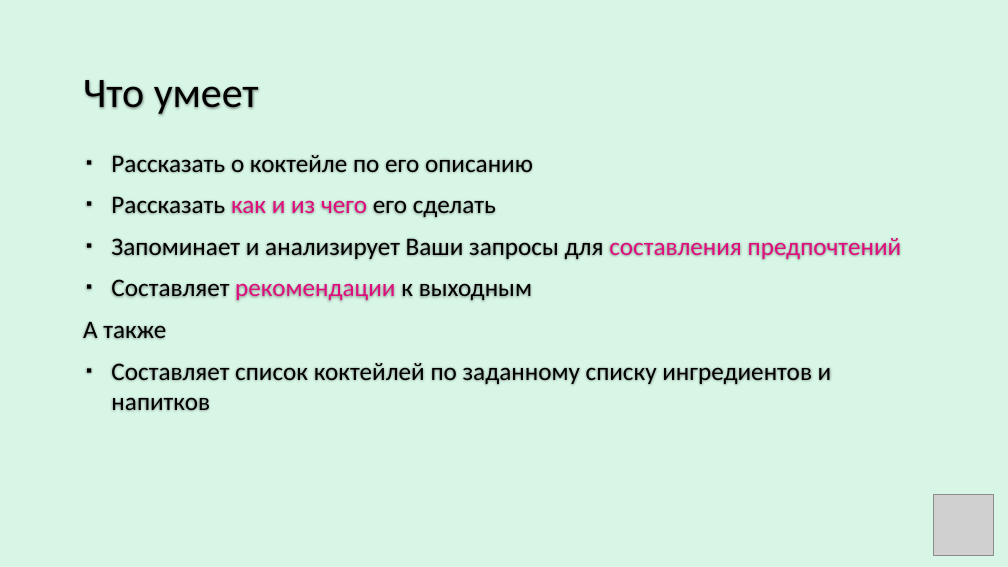
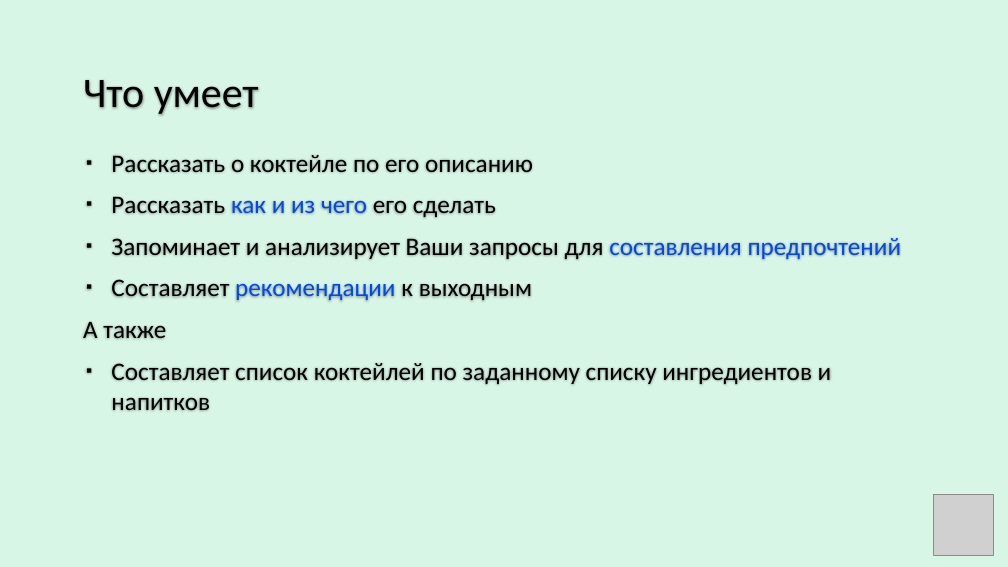
Before and after one commit to YakiYaki/CocktailManager, a slide deck: slide 3 of CocktailManager.pptx. Drawn at 1008x567 pixels with LibreOffice and Linux fonts; fonts in the diff are those of the drawing; grey boxes stand for pictures. Boxes give left, top, right and bottom in pixels: in the first picture for what was removed or moved away, otherwise in the second. Text is boxed around its words. In the diff, an @@ line names an element or a change of style, - is before the commit and + after.

Commit message:
Some changes

```diff
--- a/CocktailManager.pptx
+++ b/CocktailManager.pptx
@@ text at (x1=111, y1=196, x2=902, y2=301): text colour #E00E7C to #0249E8 in "как и из чего", "составления предпочтений", "рекомендации" @@
```
